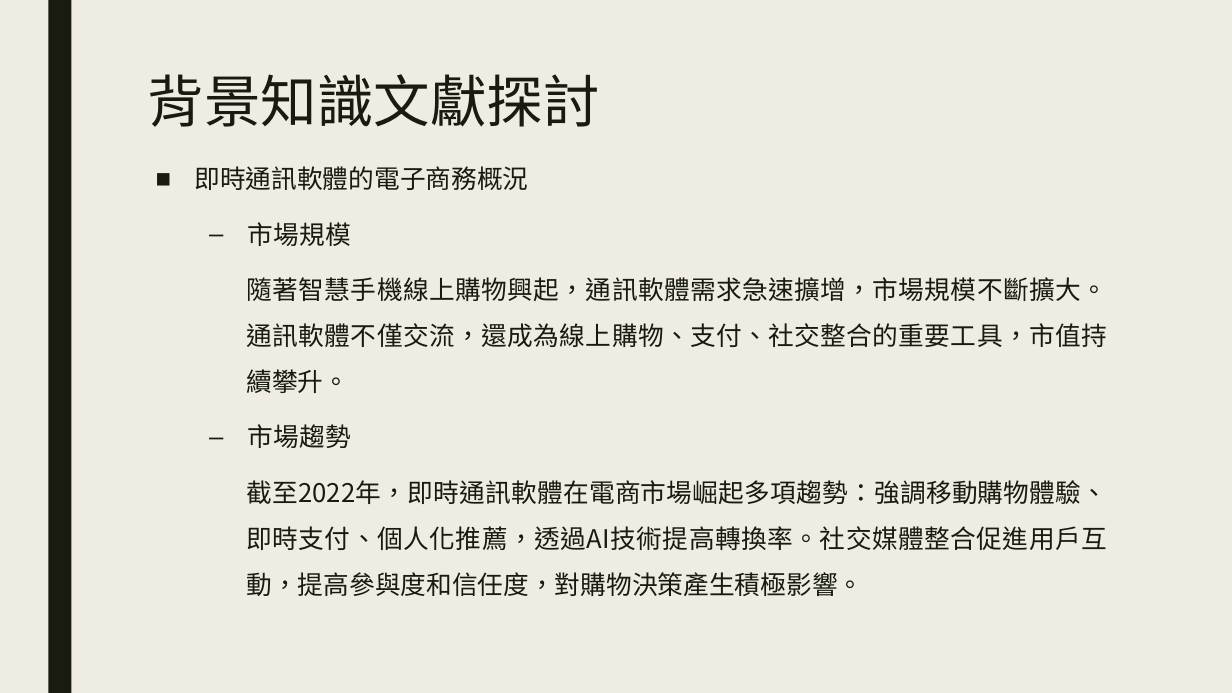
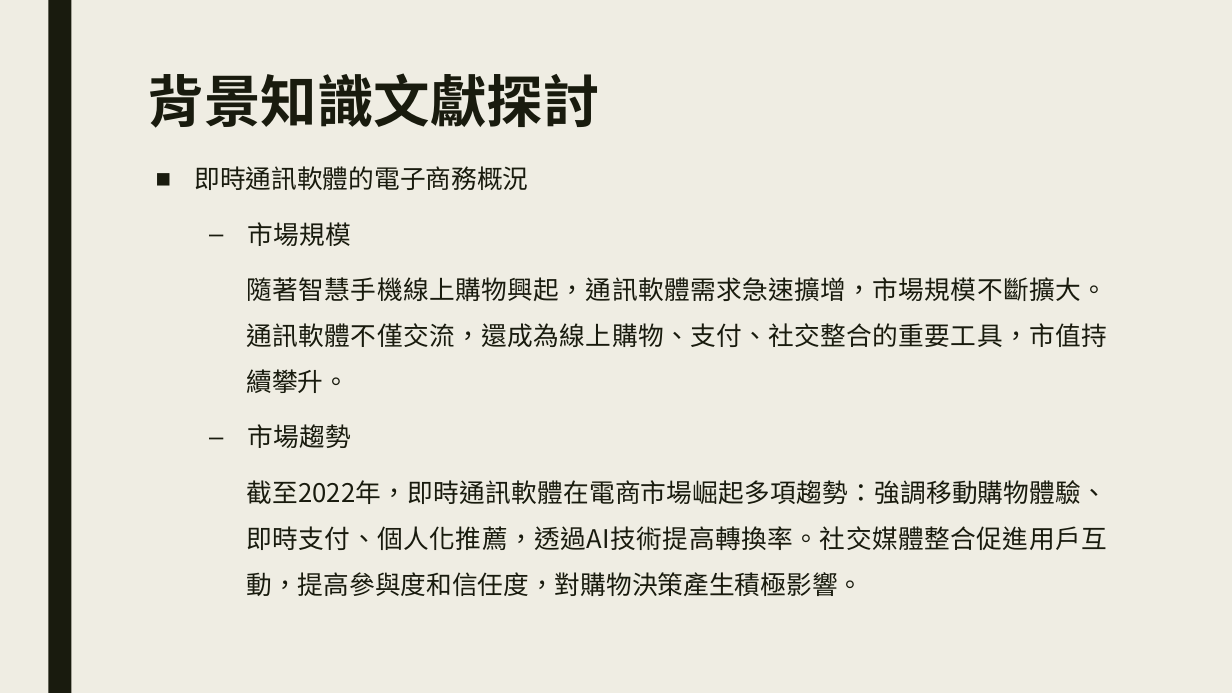
Before and after one commit to plum0411/e-commerce, a slide deck: slide 6 of LINE在電商領域能提出之新功能.pptx. Drawn at 1232x693 pixels with LibreOffice and Linux fonts; fonts in the diff are those of the drawing. Boxes give left, top, right and bottom in pixels: in the first picture for what was removed or moved away, otherwise in the second. Text is boxed around its words. In the diff, an @@ line names an element or a change of style, - is before the commit and + after.

```diff
--- a/LINE在電商領域能提出之新功能.pptx
+++ b/LINE在電商領域能提出之新功能.pptx
@@ title "背景知識文獻探討" at (148, 73, 600, 128): bold on @@
```
Also in this commit, not shown: 14 other slides changed, 13 other files.
